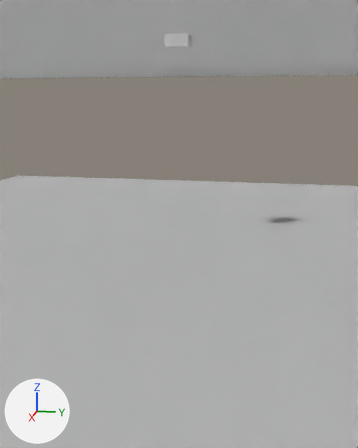
The Blender file resources/Reference/GameImageScene.blend, before and after one commit.
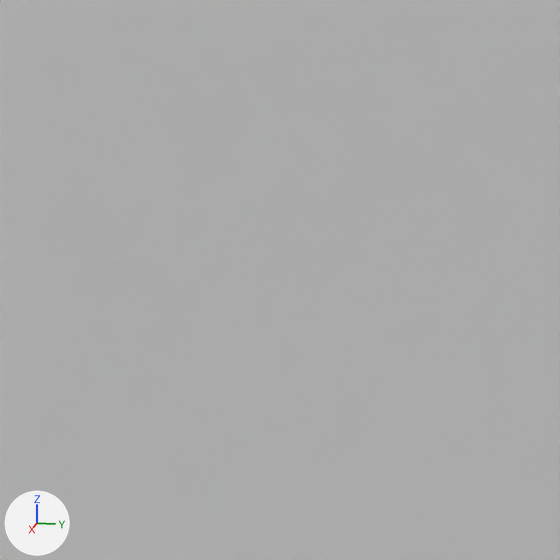
Each version is shown from a 50 mm camera at (121.2, 24.4, 34.8) aimed at (-0.8, 0.0, 4.3), then close up on the part from 43% to 64% of the width and 46% to 63% of the height. Arrows for +X, +Y and +Z are at lower left; the lights stay in place. The close-ups show mesh edges as thin lines.

The older version as bpy lines, for what is in view:
```python
me_平面_001 = bpy.data.meshes.new('平面.001')
me_平面_001.from_pydata([(-1.0, -1.0, 0.0), (1.0, -1.0, 0.0), (-1.0, 1.0, 0.0), (1.0, 1.0, 0.0)], [], [(0, 1, 3, 2)])
ob_平面_001 = bpy.data.objects.new('平面.001', me_平面_001)
ob_平面_001.location = (0.0, 0.0, 0.0)
ob_平面_001.scale = (100.0, 100.0, 100.0)
```
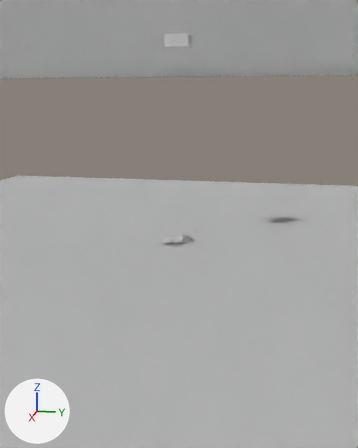
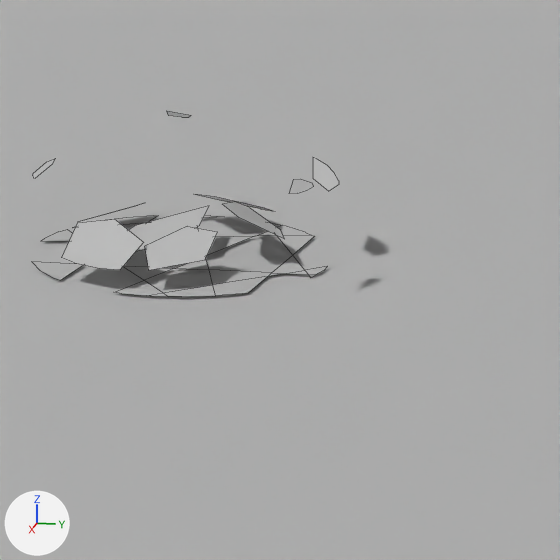
Where the change shows, as pixel boxes [x1, y1, x2, y2] in the close-ups (560 x 560 px):
```json
{"object": "円.003", "change": "added", "after": [32, 111, 339, 297]}
```

The change, as JSON lines over the scene's bpy script:
```json
{"op": "add", "block": "mat_マテリアル", "code": ["mat_マテリアル = principled_material('マテリアル')", "mat_マテリアル.base_color = (0.8, 0.8, 0.8)  # white #e7e7e7"]}
{"op": "add", "block": "me_円_003", "code": ["me_円_003 = bpy.data.meshes.new('円.003')", "me_円_003.from_pydata(...)  # 163 vertices, 34 faces; spans x -1.09..1.0, y -1.0..1.03, z 0.0..0.74", "me_円_003.materials.append(mat_マテリアル)  # its picture is missing"]}
{"op": "add", "block": "ob_円_003", "code": ["ob_円_003 = bpy.data.objects.new('円.003', me_円_003)", "ob_円_003.location = (0.0, 0.0, 0.1)", "ob_円_003.scale = (5.31, 5.31, 5.31)"]}
```
